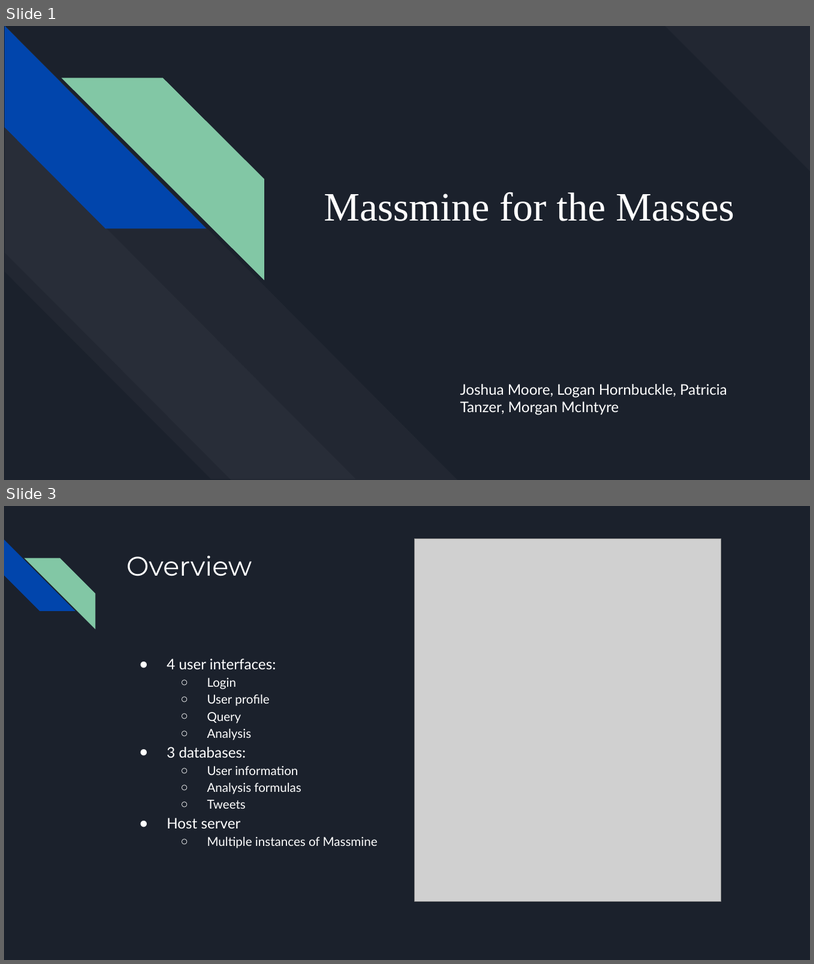
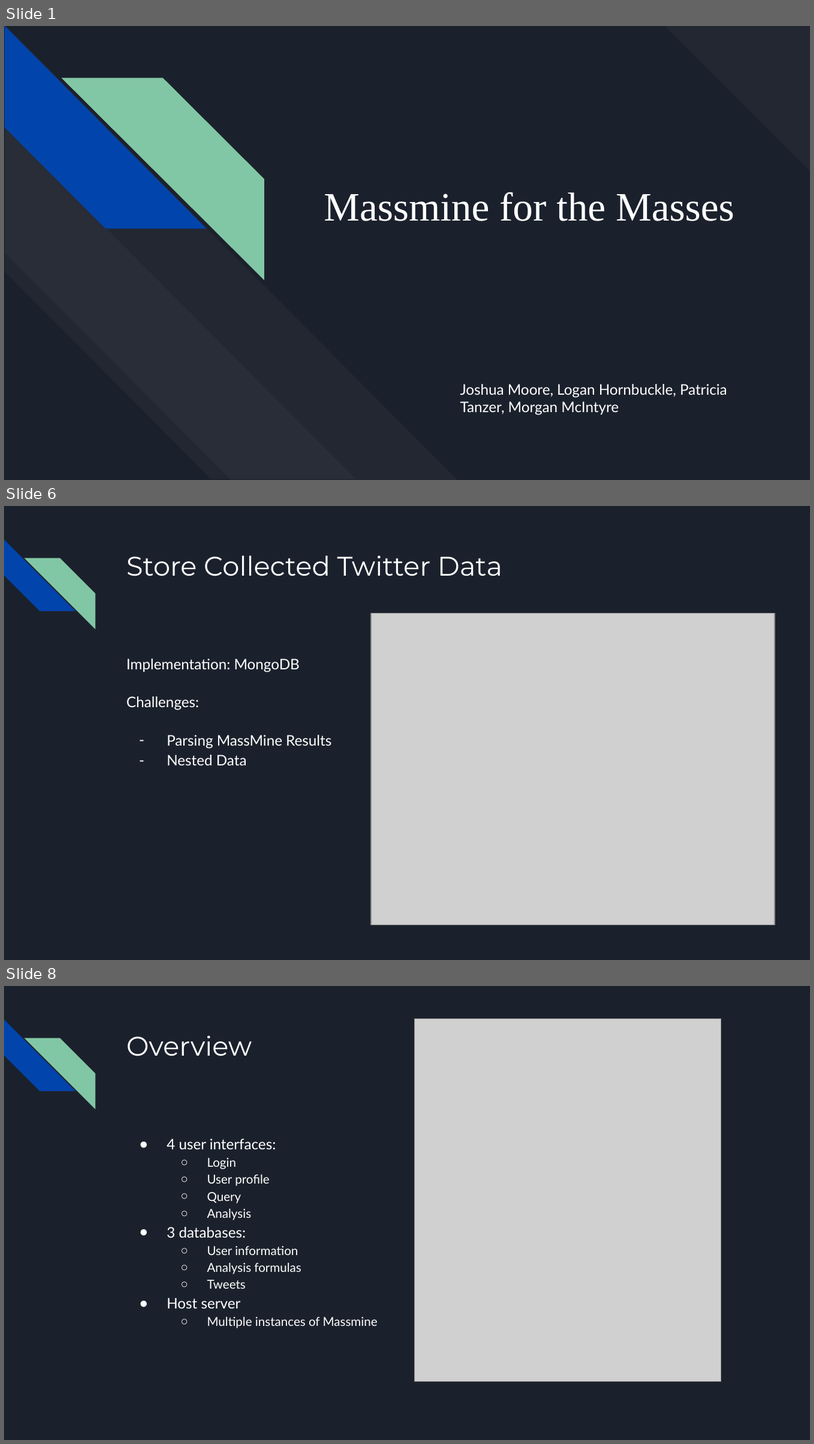
Before and after one commit to JoshCMoore/Massmine-for-the-Masses, a slide deck: documentation/slides/PresentationFeb7.pptx. Shown one above the other, each under a label of ours: slides 1 and 3 before the commit, slides 1, 6 and 8 after it; the slides between them are not shown. The pictures are 814x964 and 814x1444 pixels, drawn with LibreOffice and Linux fonts; fonts in the diff are those of the drawing; grey boxes stand for pictures. Boxes give left, top, right and bottom in pixels: in the first picture for what was removed or moved away, otherwise in the second. Text is boxed around its words. In the diff, an @@ line names an element or a change of style, - is before the commit and + after.

```diff
--- a/documentation/slides/PresentationFeb7.pptx
+++ b/documentation/slides/PresentationFeb7.pptx
@@ slide 6 added at box(4, 506, 810, 960), background #1B212C; not listed: 2 template elements that a slide beside it also shows @@
@@ title added at box(126, 555, 503, 576), 24 pt, text #FFFFFF @@
+Store Collected Twitter Data
@@ picture added at box(372, 613, 776, 925) @@
@@ text added at box(126, 658, 332, 765), 13 pt, text #FFFFFF @@
+Implementation: MongoDB
+Challenges:
+– Parsing MassMine Results
+– Nested Data
@@ what was slide 3 is now slide 8 @@
```
Also in this commit, not shown: 2 slides changed, 4 other slides added, 2 slides removed.
